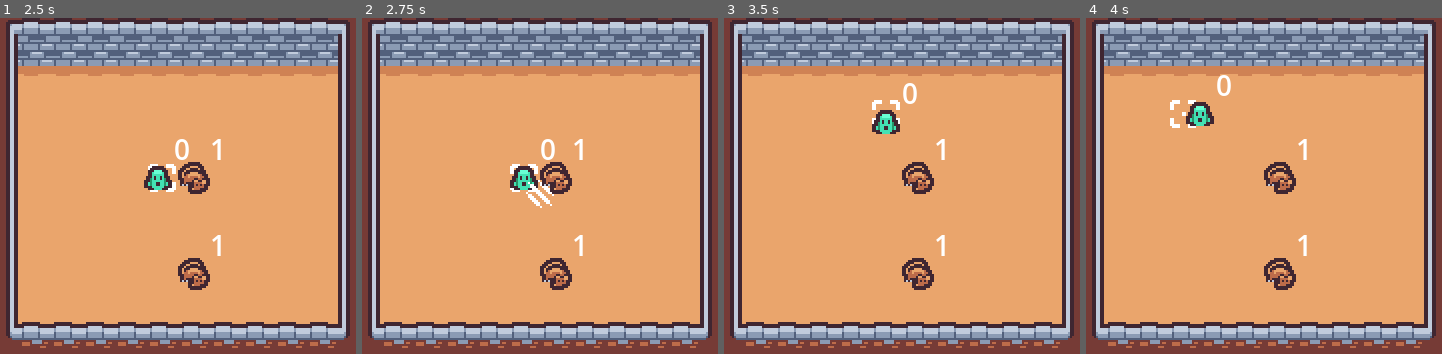
Above: before the commit, frames 1-4 (left to right).
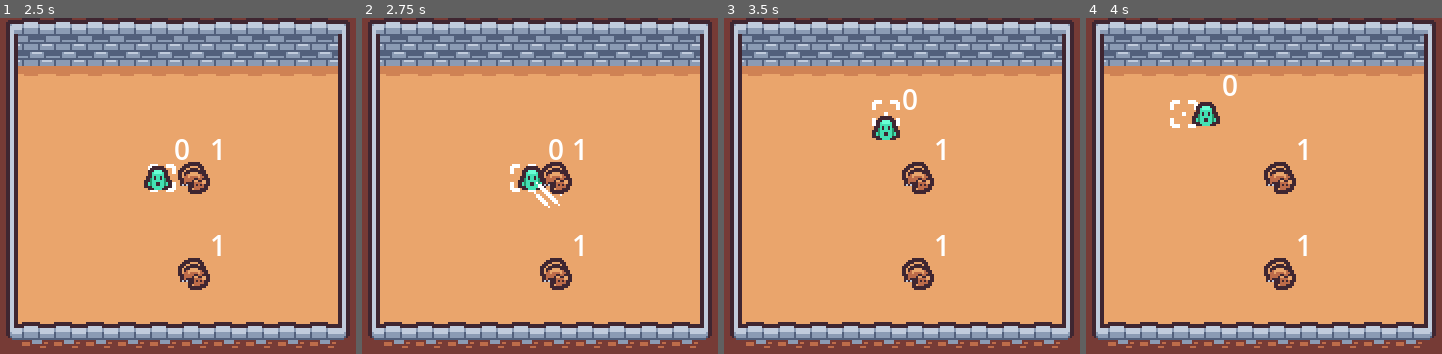
Above: after the commit, the same moments.

Repository: swksoft/The-Sixth-Game-of-SwinkoSoft
Game: Godot game, scene res://scenes/test_level.tscn
The game is run twice, just before and just after one commit, with the same random seed, the same clock (stepped at 60 frames per second) and the same inputs.
Inputs:
- Up to frame 1 (2.5 s): tap Enter at 0.5 s; hold Right (right) 0.53-1.28 s; hold Down (down) 1.28-2.03 s; hold Right (right) from 2.03 s (still down)
- Up to frame 2 (2.75 s): keep holding Right (right)
- Up to frame 3 (3.5 s): release Right (right) at 2.78 s; hold Up (up) from 2.78 s (still down)
- Up to frame 4 (4 s): release Up (up) at 3.53 s; hold Left (left) from 3.53 s (still down)

Frame 1 is identical in both runs. In frame 2, 1.0% of the frame differs, in the area x 41-57%, y 36-57%; in frame 3, 0.6%; in frame 4, 0.7%.

Commit message:
no se lo que hice, funciona

Diff:
--- a/scripts/player.gd
+++ b/scripts/player.gd
@@ -13,6 +13,7 @@
 }
 
 var current_state
+var attacking = false
 
 @onready var tile_map = get_parent().get_parent().get_node("TileMap")
 @onready var sprite = $Sprite2D
@@ -52,7 +53,6 @@
 	tier_check()
 
 func _physics_process(_delta):
-	print(is_moving)
 	if is_moving == false:
 		return
 
@@ -63,9 +63,8 @@
 	sprite.global_position = sprite.global_position.move_toward(global_position, 1)
 
 func _process(_delta):
-	#print(current_state)
-	print("kek")
-	if is_moving:
+	print(is_moving)
+	if is_moving || attacking:
 		return
 
 	if Input.is_action_pressed("up"):
@@ -96,17 +95,18 @@
 	raycast.force_raycast_update()
 
 	if raycast.is_colliding():
+		#attack()
 		is_moving = true
-		#attack()
+		attacking = true
+		sprite.global_position = tile_map.map_to_local(target_tile)
 		animation.play("Attack")
-		await animation.animation_finished
-		sprite.global_position = tile_map.map_to_local(target_tile)
 		await get_tree().create_timer(0.5).timeout
 		sprite.global_position = tile_map.map_to_local(current_tile)
 		is_moving = false
+		attacking = false
 
 		if tier == 0:
-			print(raycast.get_collider_shape())
+			#print(raycast.get_collider_shape())
 			emit_signal("damage", self)
 			return
 		else:
